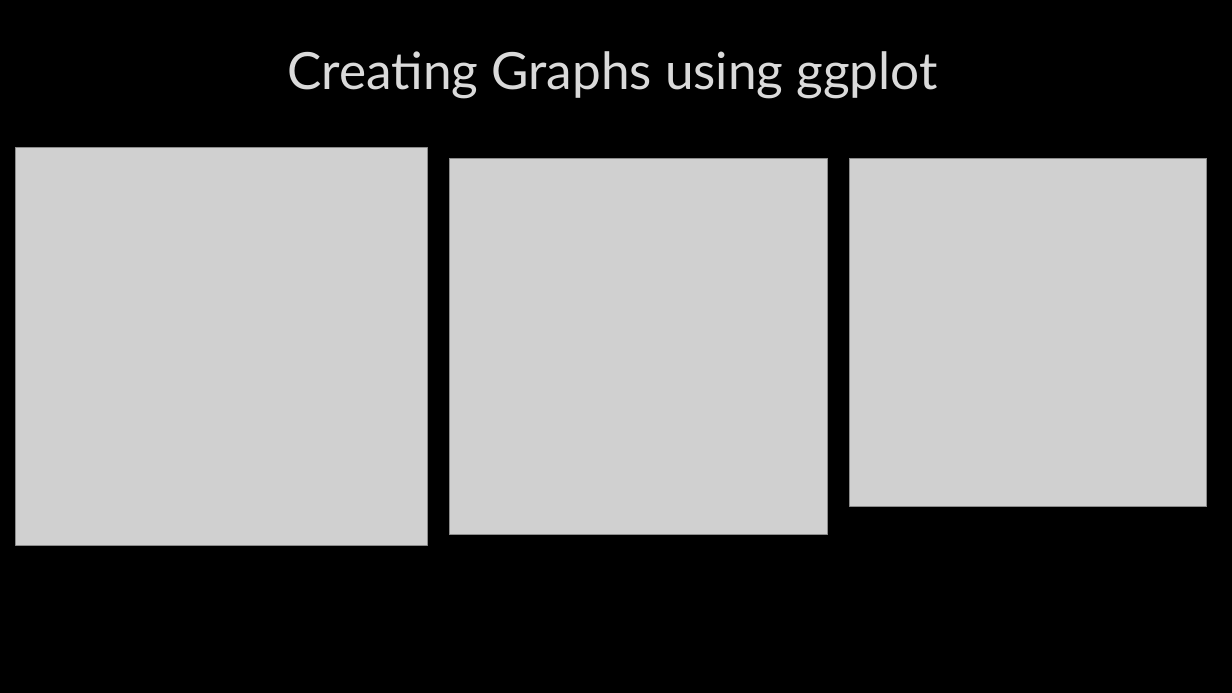
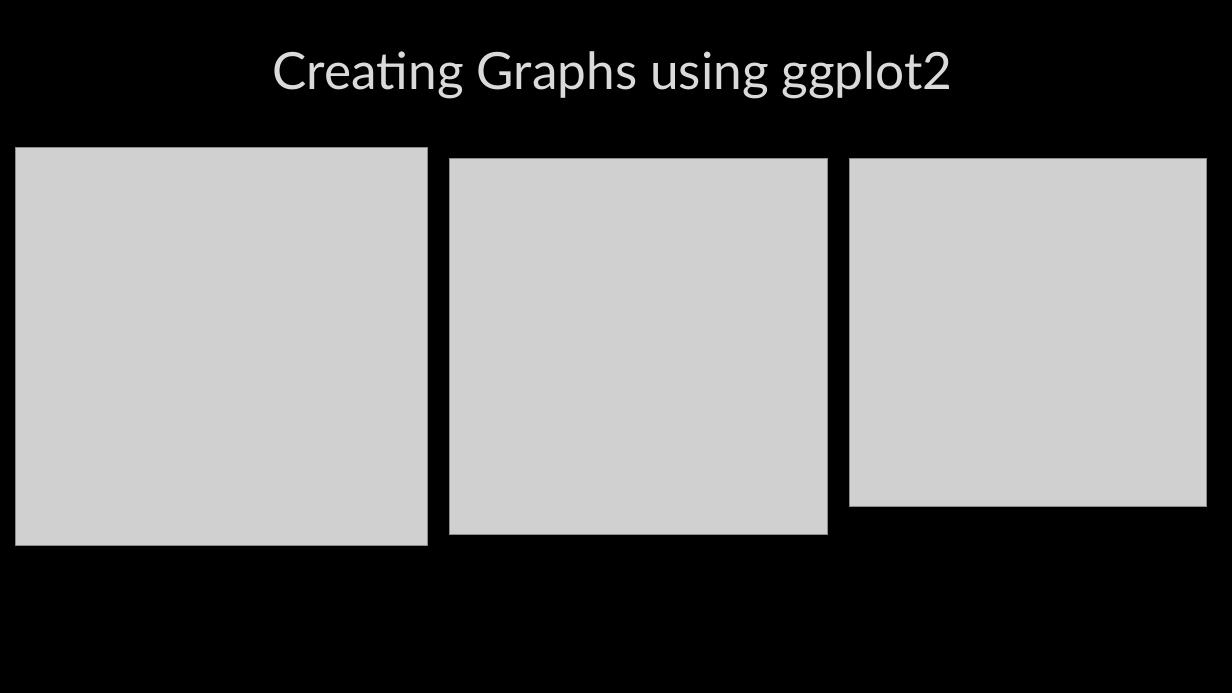
Before and after one commit to CharlotteLoobyRTI/IFDTC23, a slide deck: slide 23 of IFDTC_presentation_RTech.pptx (slide 21 before the commit). Drawn at 1232x693 pixels with LibreOffice and Linux fonts; fonts in the diff are those of the drawing; grey boxes stand for pictures; background and template pictures are left out. Boxes give left, top, right and bottom in pixels: in the first picture for what was removed or moved away, otherwise in the second. Text is boxed around its words. In the diff, an @@ line names an element or a change of style, - is before the commit and + after.

```diff
--- a/IFDTC_presentation_RTech.pptx
+++ b/IFDTC_presentation_RTech.pptx
@@ title at [273, 51, 953, 99]: text changed @@
-Creating Graphs using ggplot
+Creating Graphs using ggplot2
```
Also in this commit, not shown: 14 other slides changed, 2 slides added.
